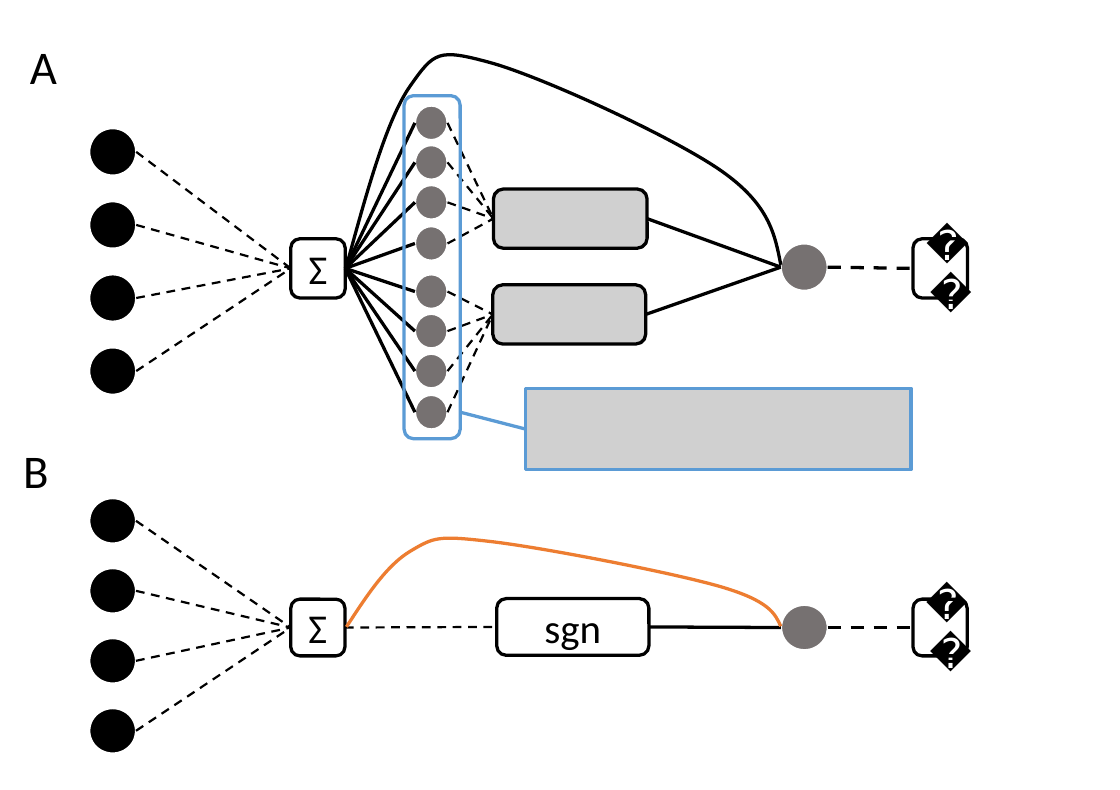
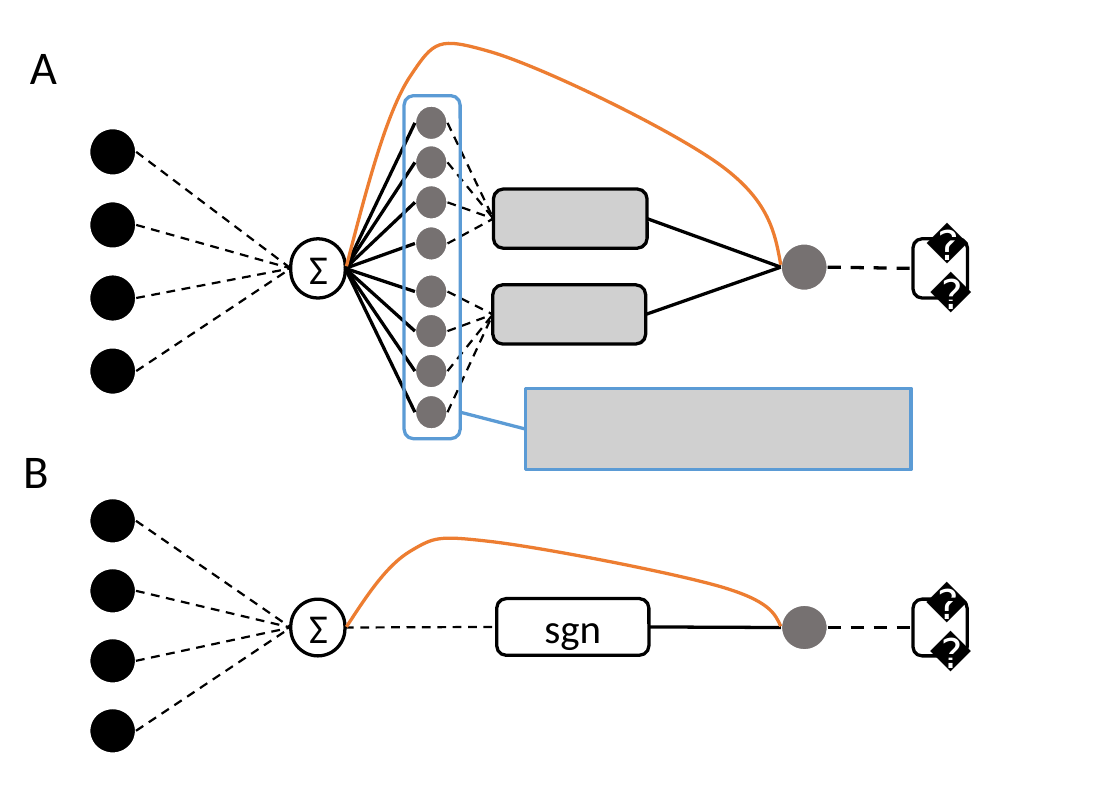
Before and after one commit to ocadni/h2arnn, a slide deck: slide 1 of results/tex/img/CW_arch.pptx. Drawn at 1120x790 pixels with LibreOffice and Linux fonts; fonts in the diff are those of the drawing; grey boxes stand for pictures. Boxes give left, top, right and bottom in pixels: in the first picture for what was removed or moved away, otherwise in the second. Text is boxed around its words. In the diff, an @@ line names an element or a change of style, - is before the commit and + after.

```diff
--- a/results/tex/img/CW_arch.pptx
+++ b/results/tex/img/CW_arch.pptx
@@ freeform shape: place and size @@
-freeform shape at [347, 55, 781, 267]
+freeform shape at [347, 43, 781, 267]
@@ freeform shape at [347, 43, 781, 267]: outline #000000 2.25 pt to #ED7D31 2.25 pt @@
@@ rounded rectangle "Σ" at [291, 239, 346, 298]: proportions changed @@
@@ rounded rectangle "Σ" at [291, 600, 345, 656]: proportions changed @@
```
Also in this commit, not shown: 11 other files.
